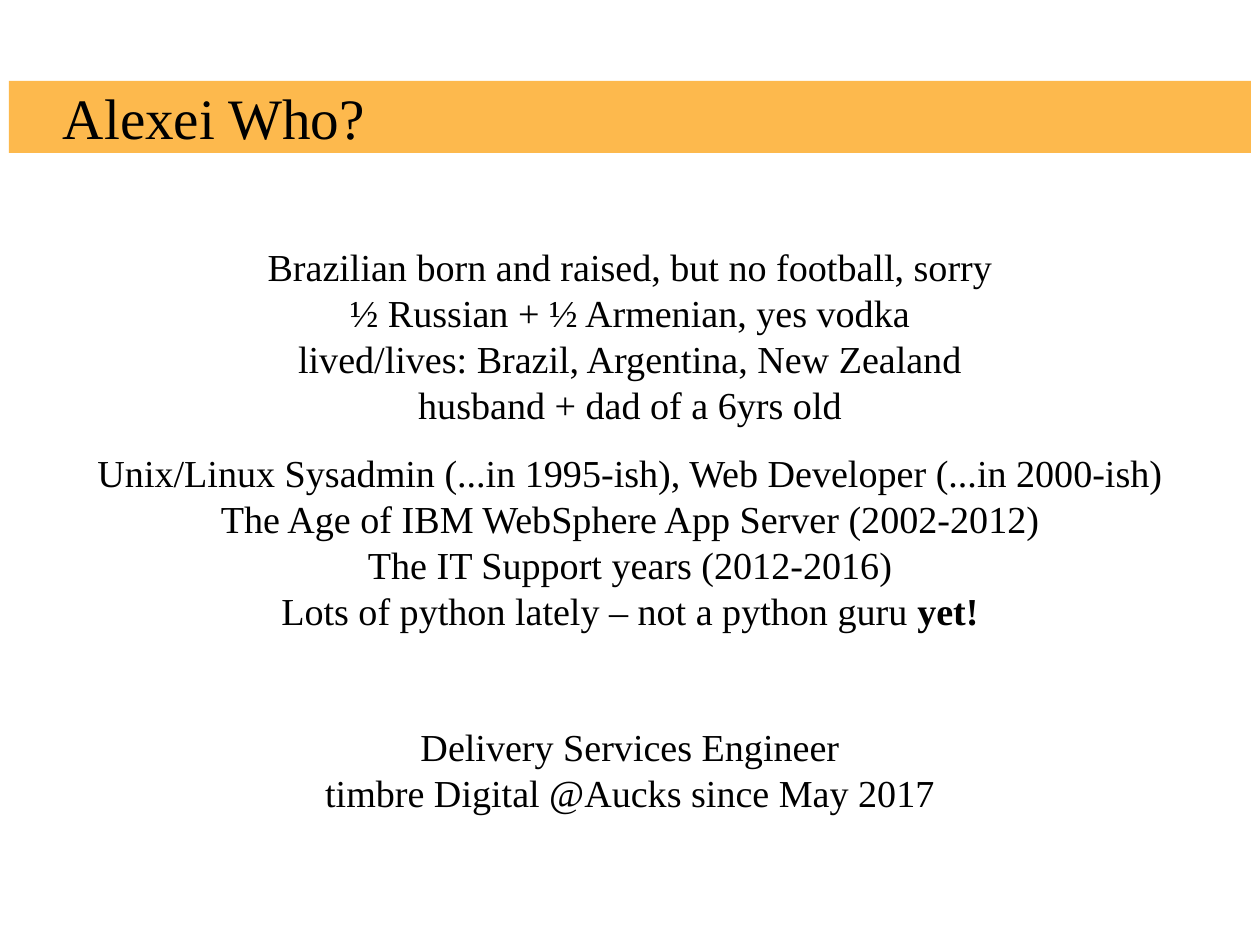
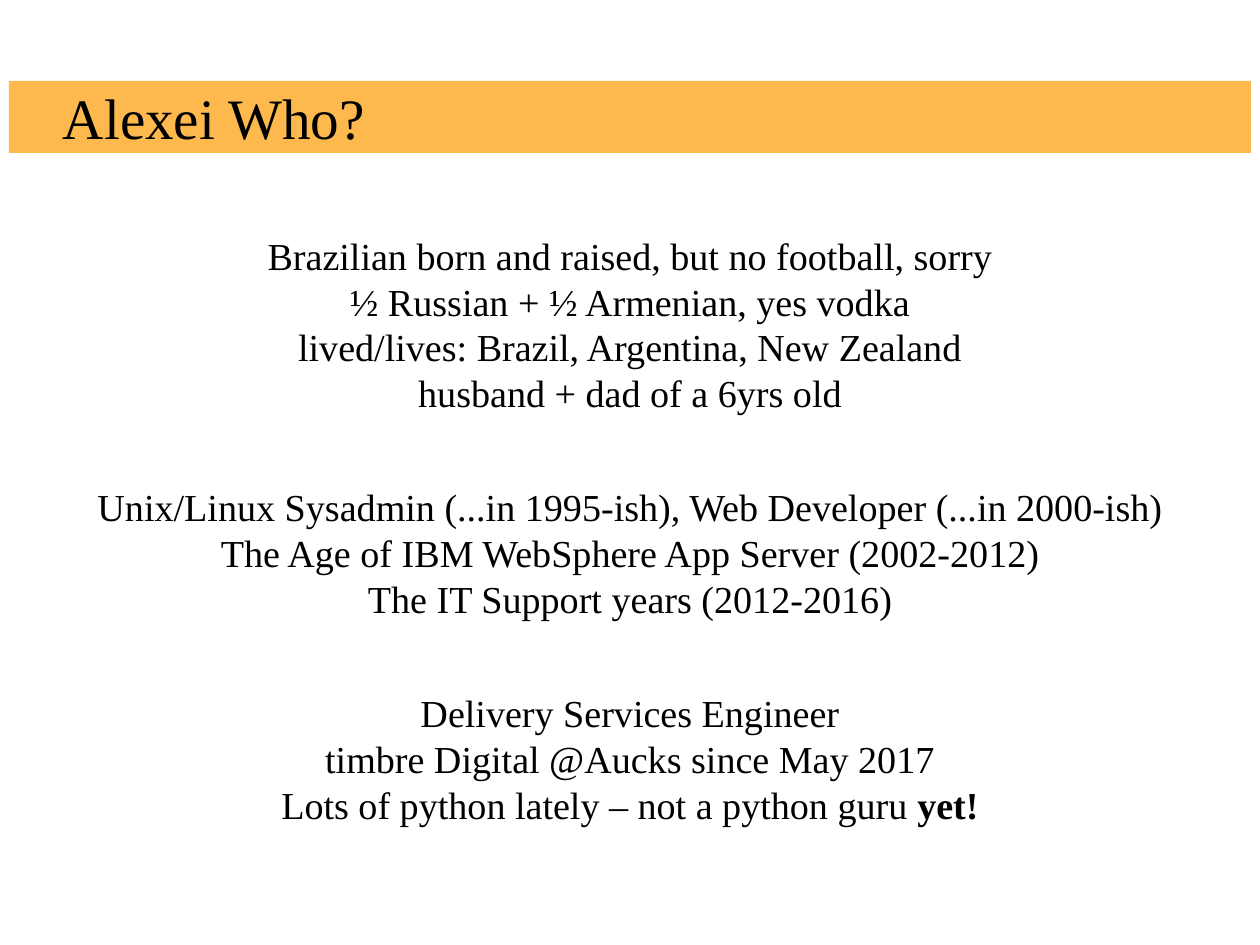
Before and after one commit to russoz/celery-presentation, a slide deck: slide 2 of celery.odp. Drawn at 1260x945 pixels with LibreOffice and Linux fonts; fonts in the diff are those of the drawing; background and template pictures are left out. Boxes give left, top, right and bottom in pixels: in the first picture for what was removed or moved away, otherwise in the second. Text is boxed around its words. In the diff, an @@ line names an element or a change of style, - is before the commit and + after.

```diff
--- a/celery.odp
+++ b/celery.odp
@@ text at box(97, 494, 1162, 826): text changed @@
-Unix/Linux Sysadmin (...in 1995-ish), Web Developer (...in 2000-ish)
-The Age of IBM WebSphere App Server (2002-2012)
-The IT Support years (2012-2016)
-Lots of python lately – not a python guru yet!
-Delivery Services Engineer
-timbre Digital @Aucks since May 2017
+Unix/Linux Sysadmin (...in 1995-ish), Web Developer (...in 2000-ish)
+The Age of IBM WebSphere App Server (2002-2012)
+The IT Support years (2012-2016)
+Delivery Services Engineer
+timbre Digital @Aucks since May 2017
+Lots of python lately – not a python guru yet!
```
Also in this commit, not shown: 3 other slides changed, 1 other file.
